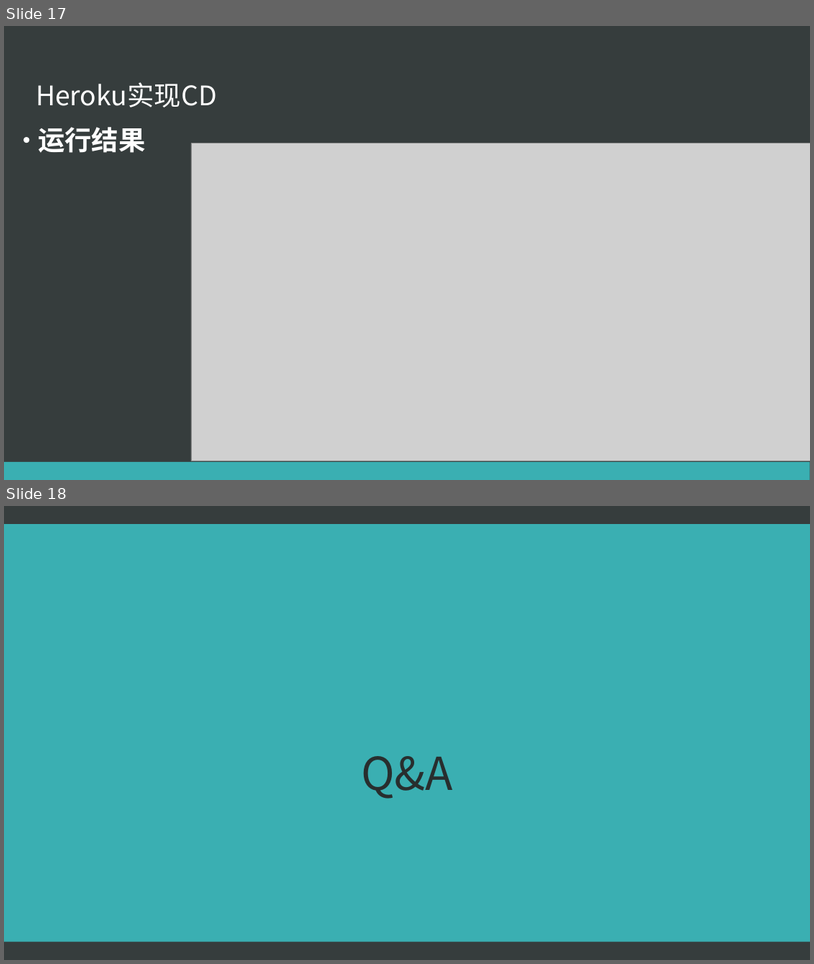
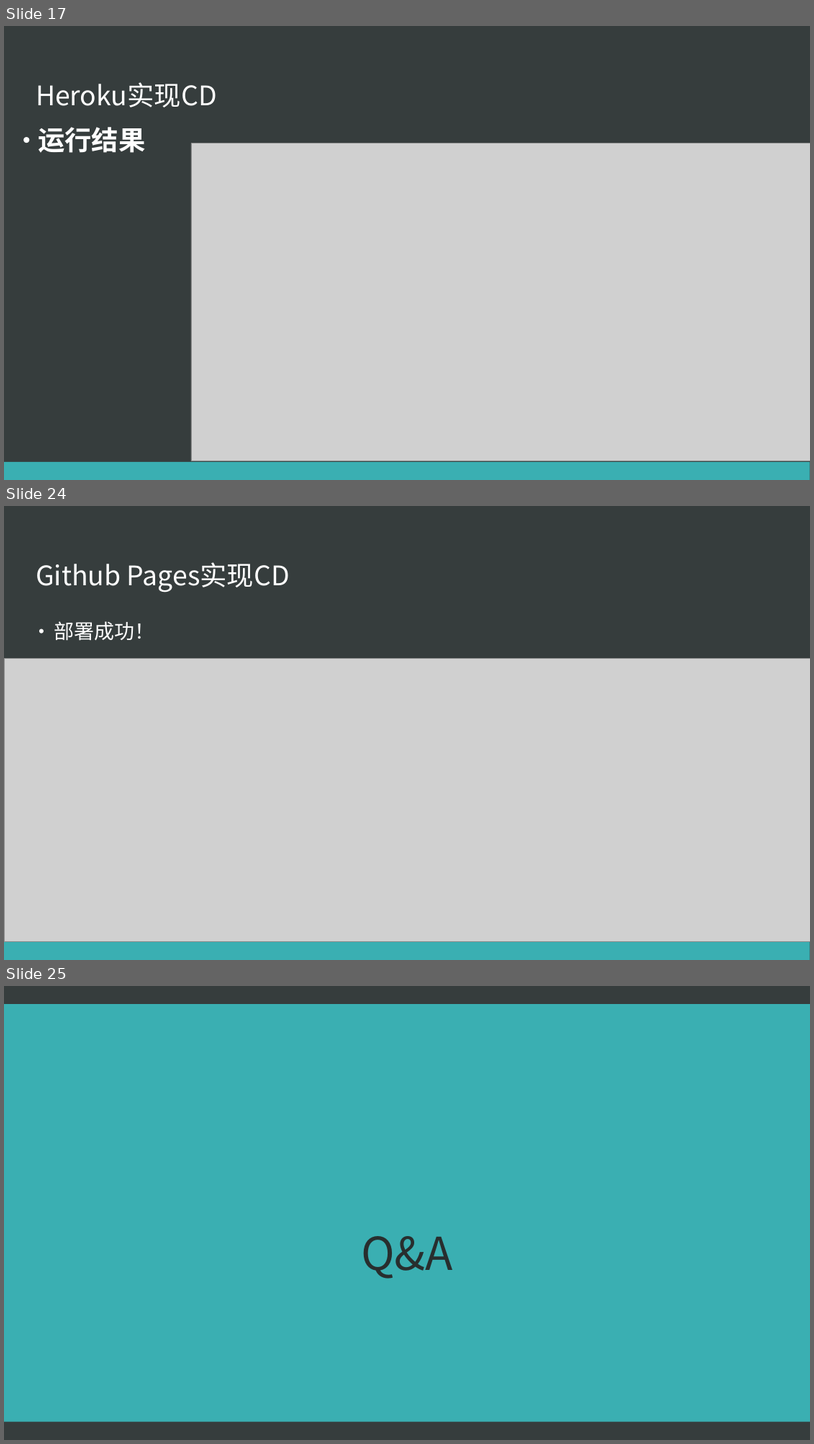
Before and after one commit to CJTSAJ/cicd-homework, a slide deck: CI-CD.pptx. Shown one above the other, each under a label of ours: slides 17 and 18 before the commit, slides 17, 24 and 25 after it; the slides between them are not shown. The pictures are 814x964 and 814x1444 pixels, drawn with LibreOffice and Linux fonts; fonts in the diff are those of the drawing; grey boxes stand for pictures. Boxes give left, top, right and bottom in pixels: in the first picture for what was removed or moved away, otherwise in the second. Text is boxed around its words. In the diff, an @@ line names an element or a change of style, - is before the commit and + after.

Commit message:
ppt 跟新，加入使用Github Pages实现CD的相关内容

```diff
--- a/CI-CD.pptx
+++ b/CI-CD.pptx
@@ slide 24 added at <box>4,506,810,960</box>, background #363D3D; not listed: 1 template element that a slide beside it also shows @@
@@ title added at <box>36,562,290,592</box>, 32 pt, text #FFFFFF @@
+Github Pages实现CD
@@ text added at <box>54,621,154,641</box>, 24 pt, text #FFFFFF @@
+• 部署成功！
@@ picture added at <box>4,659,810,942</box> @@
@@ what was slide 18 is now slide 25 @@
```
Also in this commit, not shown: 4 slides changed, 6 other slides added.
